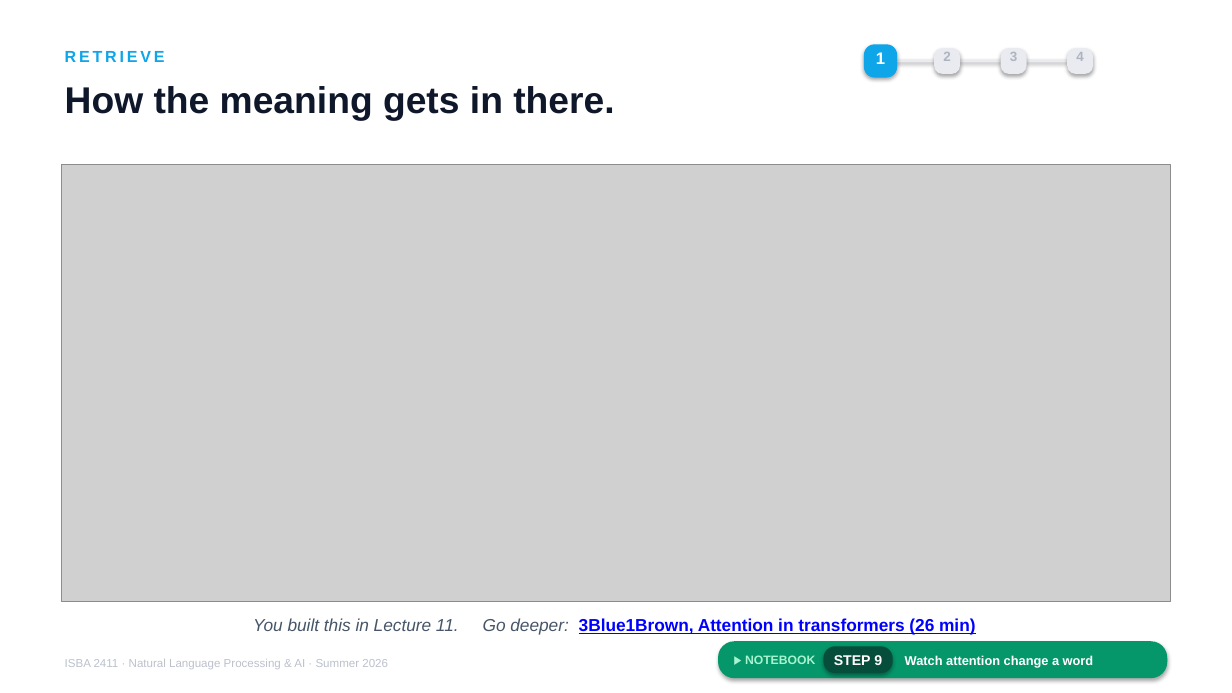
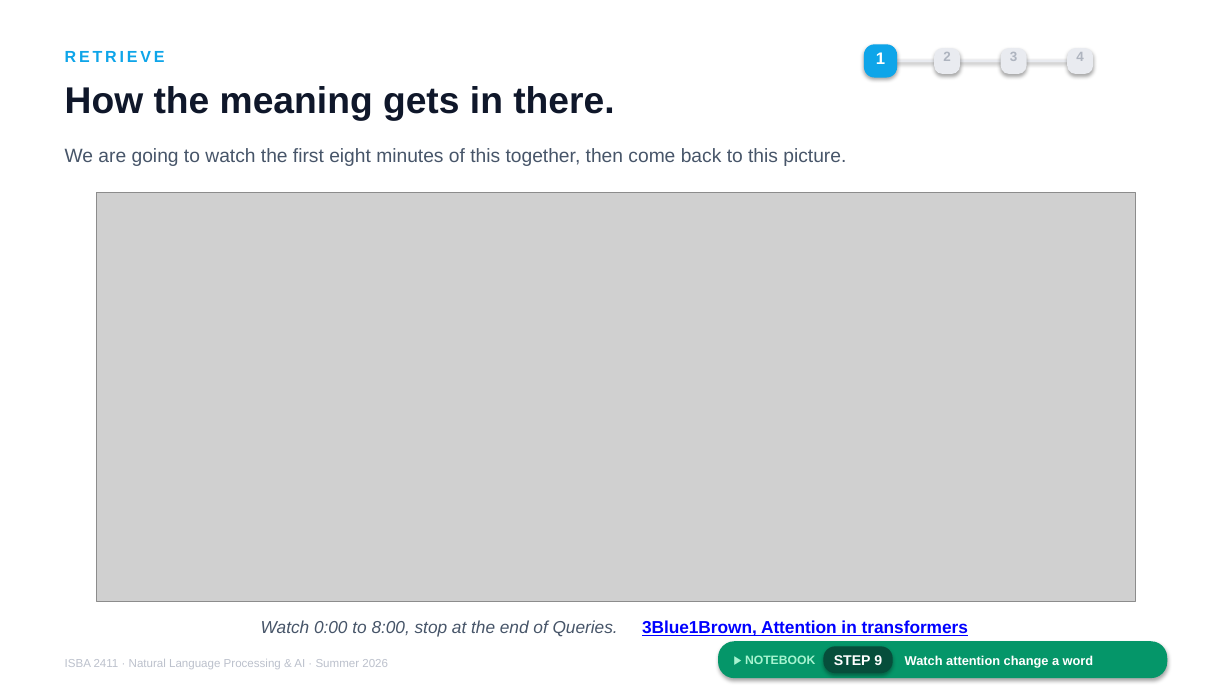
Before and after one commit to JulesMalin/isba2411-nlp, a slide deck: slide 8 of Week 7/L13_Support_Copilot_v3_discussion.pptx (slide 9 before the commit). Drawn at 1232x693 pixels with LibreOffice and Linux fonts; fonts in the diff are those of the drawing; grey boxes stand for pictures. Boxes give left, top, right and bottom in pixels: in the first picture for what was removed or moved away, otherwise in the second. Text is boxed around its words. In the diff, an @@ line names an element or a change of style, - is before the commit and + after.

```diff
--- a/Week 7/L13_Support_Copilot_v3_discussion.pptx
+++ b/Week 7/L13_Support_Copilot_v3_discussion.pptx
@@ text added at [65,148,846,166], 15 pt, text #475569 @@
+We are going to watch the first eight minutes of this together, then come back to this picture.
@@ picture: place and size @@
-picture at [61,165,1170,601]
+picture at [97,192,1136,601]
@@ text at [261,620,968,637]: text changed; text colour #0000FF to #475569; bold off; italic on @@
-You built this in Lecture 11. Go deeper: 3Blue1Brown, Attention in transformers (26 min)
+Watch 0:00 to 8:00, stop at the end of Queries. 3Blue1Brown, Attention in transformers
```
Also in this commit, not shown: 1 slide removed.
